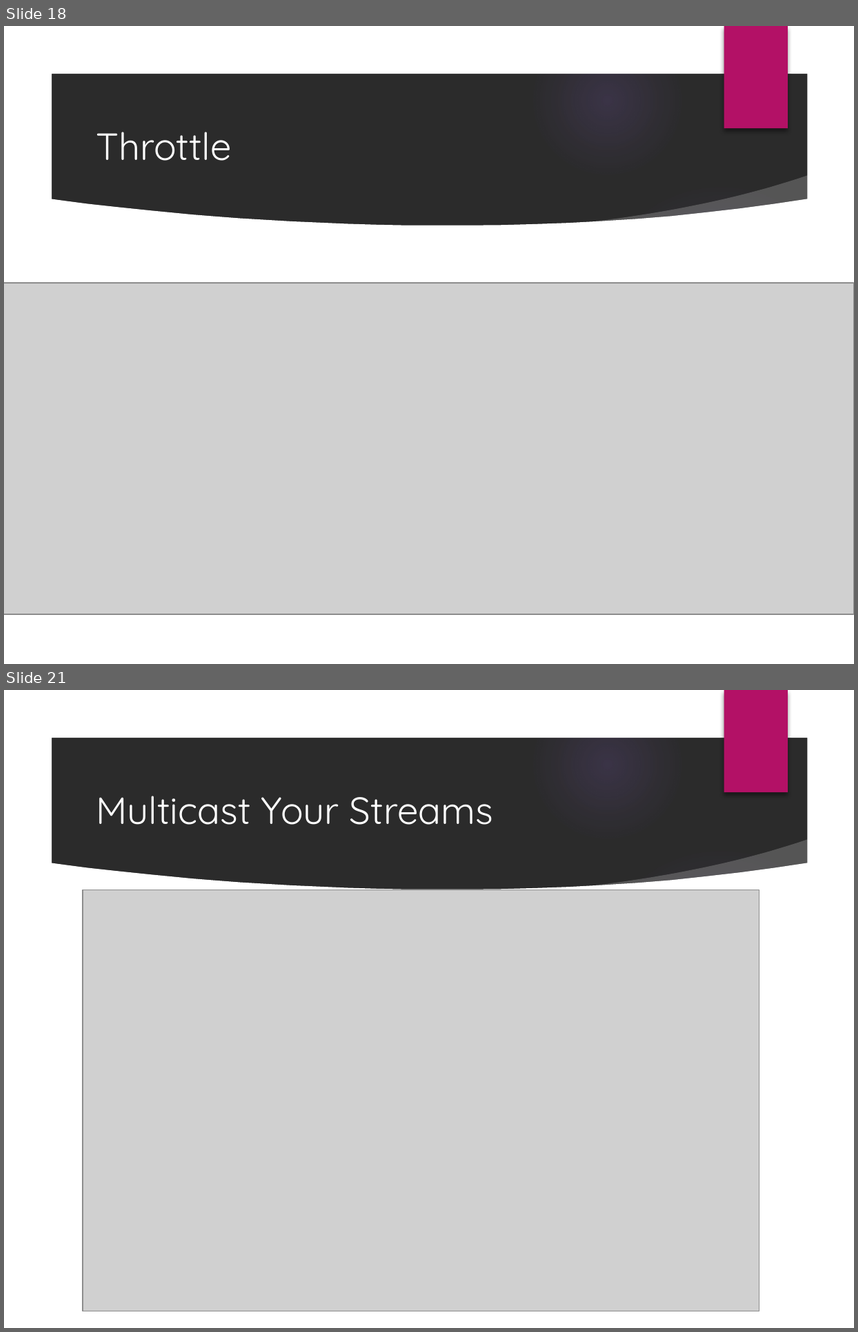
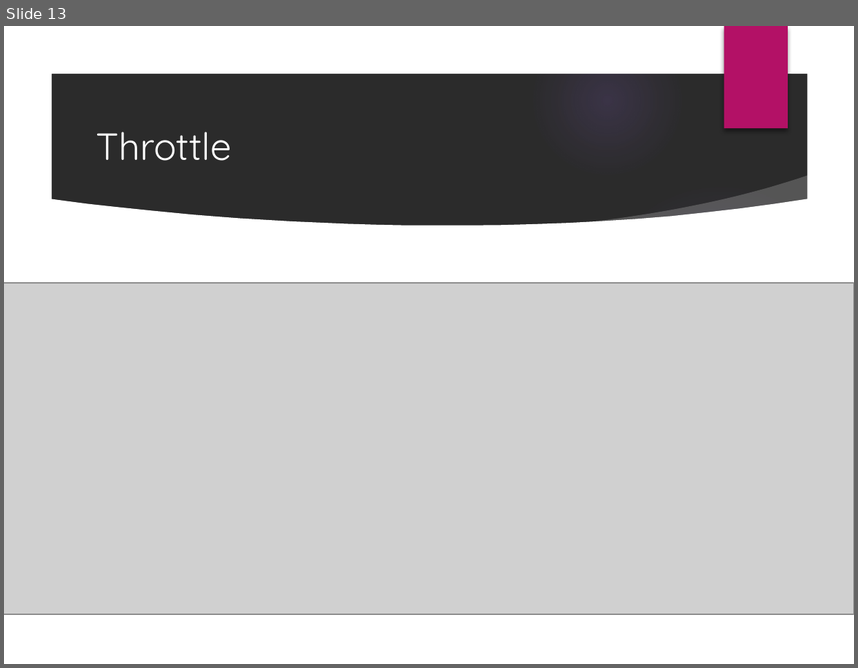
Before and after one commit to PureWeen/DevDays_20171116, a slide deck: DenverDevDays20171116.pptx. Shown one above the other, each under a label of ours: slides 18 and 21 before the commit, slide 13 after it; the slides between them are not shown. The pictures are 858x1332 and 858x668 pixels, drawn with LibreOffice and Linux fonts; fonts in the diff are those of the drawing; grey boxes stand for pictures; background and template pictures are left out; a plain dark background stands for a picture behind light text. Boxes give left, top, right and bottom in pixels: in the first picture for what was removed or moved away, otherwise in the second. Text is boxed around its words. In the diff, an @@ line names an element or a change of style, - is before the commit and + after.

```diff
--- a/DenverDevDays20171116.pptx
+++ b/DenverDevDays20171116.pptx
@@ slide 21 removed at box(4, 690, 854, 1328), background picture (left out); not listed: 9 template elements that a slide beside it also shows @@
@@ title removed at box(96, 796, 493, 825) @@
-Multicast Your Streams
@@ picture removed at box(83, 889, 760, 1310) @@
@@ what was slide 18 is now slide 13 @@
```
Also in this commit, not shown: 10 slides changed, 3 slides added, 9 other slides removed, 3 other files.
